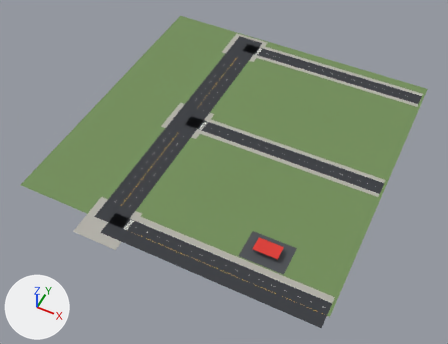
Renders of the FBX model Assets/Party/Art/City/Ground25/Ground_0_4.fbx from each side of a commit.
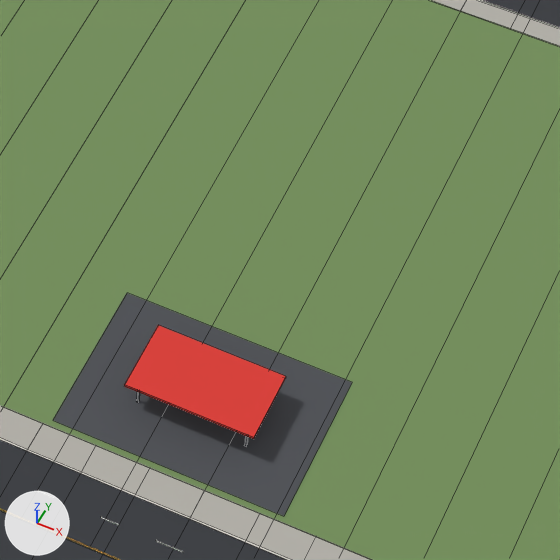
Each version is shown whole from a camera (50 mm lens) standing at (152.3, -331.9, 360.5) and looking at (1.8, -30.9, -15.8), then close up on the part from 51% to 75% of the width and 50% to 82% of the height. Arrows for +X, +Y and +Z are at lower left; the lights stay in place. The last two pictures show the newer version. The close-ups show mesh edges as thin lines. Vertices at exactly the same position are counted once.

The first close-up shows 'Ground_0_4'.
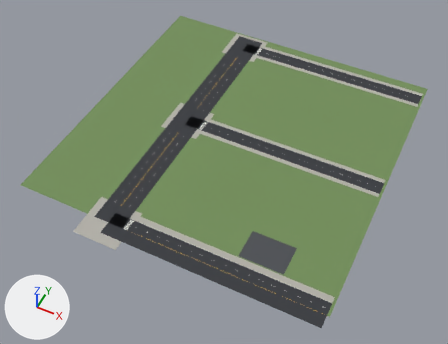
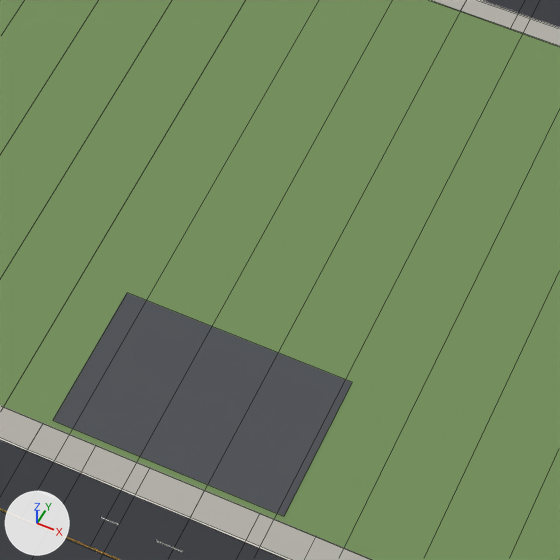
Changed parts and their boxes (x1, y1, x2, y2) in the close-ups (560 x 560 px):
part 1 of me_ground_0_4, deleted (red)
    before: (124, 325, 286, 439)

The change, as a list of edits to the scene's bpy script:
```text
Change me_ground_0_4:
    used by ob_ground_0_4; location = (0.0, 0.0, 0.0)
    remove me_ground_0_4.from_pydata(...)  # 2095 vertices, 1098 faces; spans x -125.0..125.0, y -143.0..125.0, z 0.0..5.0
    add me_ground_0_4.from_pydata(...)  # 2055 vertices, 1072 faces; spans x -125.0..125.0, y -143.0..125.0, z 0.0
    me_ground_0_4 part 1: the loose piece of 8 vertices spanning x 60.0..78.0, y -102.0..-92.0, z 5.0 is deleted
    other edits to the shape of me_ground_0_4 do not show in these pictures
    remove me_ground_0_4.materials.append(mat_city25_baranda)  # dark grey #42474f
    remove me_ground_0_4.materials.append(mat_city25_marquesina)  # red #db3830
```
